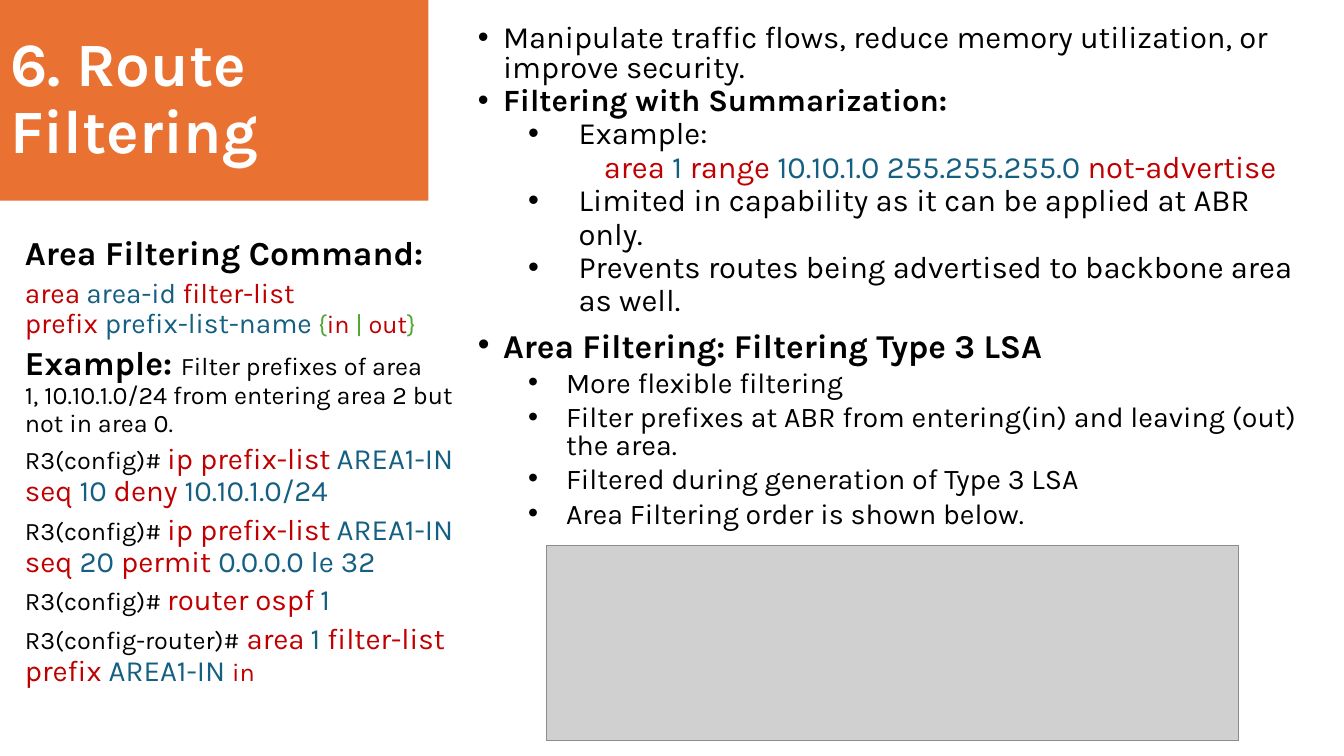
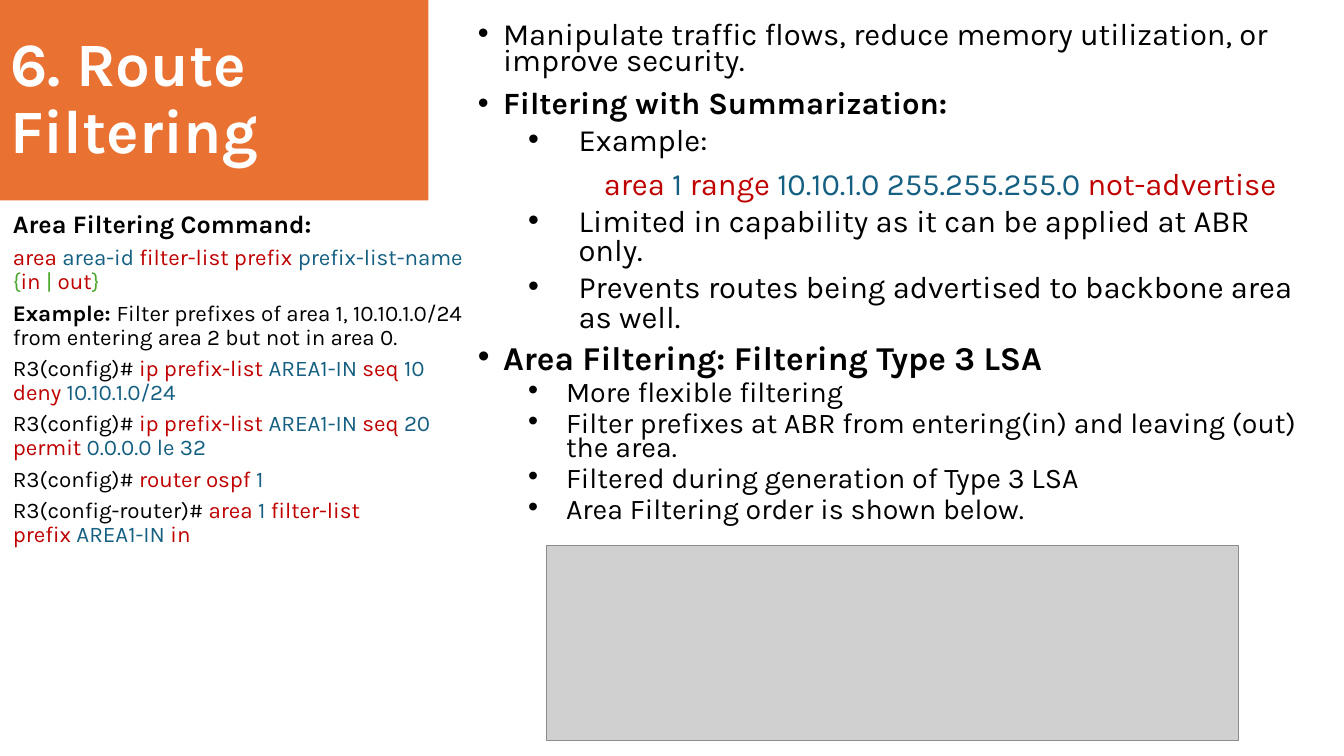
Before and after one commit to toranjungshahi/Cisco-ENCOR-Preparation, a slide deck: slide 11 of Notes/Advanced OSPF.pptx. Drawn at 1344x756 pixels with LibreOffice and Linux fonts; fonts in the diff are those of the drawing; grey boxes stand for pictures. Boxes give left, top, right and bottom in pixels: in the first picture for what was removed or moved away, otherwise in the second. Text is boxed around its words. In the diff, an @@ line names an element or a change of style, - is before the commit and + after.

```diff
--- a/Notes/Advanced OSPF.pptx
+++ b/Notes/Advanced OSPF.pptx
@@ text "Manipulate traffic flows, reduce memory ..." at [503, 23, 1296, 526]: line spacing 0.8 to 0.7; line spacing 0.9 to 0.8; more space between paragraphs; list level 4 to 1 in "area 1 range 10.10.1.0 255.255.255.0 ..." @@
@@ text "Area Filtering Command:": place and size @@
-text "Area Filtering Command:" at [25, 241, 454, 688]
+text "Area Filtering Command:" at [13, 215, 463, 548]
@@ text "Area Filtering Command:" at [13, 215, 463, 548]: size 24 to 18 pt in "Area Filtering Command:"; size 20 to 16 pt in "area area-id filter-list prefix prefix-list-name"; size 18 to 16 pt in "{in | out}", "Filter prefixes of area 1, 10.10.1.0/24 from ...", "R3(config)#", "R3(config)#" and 2 more places; size 24 to 16 pt in "Example:"; size 21 to 16 pt in "ip prefix-list AREA1-IN seq 10 deny 10.10.1.0/24", "ip prefix-list AREA1-IN seq 20 permit 0.0.0.0 ...", "router ospf 1", "area 1 filter-list prefix AREA1-IN"; indent changed @@
```
Also in this commit, not shown: 10 other slides changed, 6 other files.
